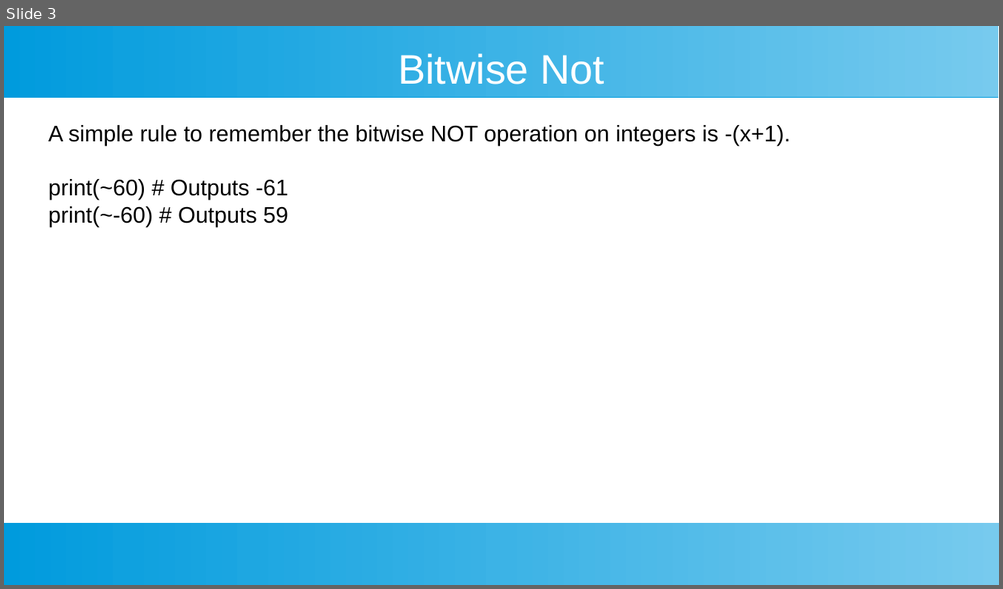
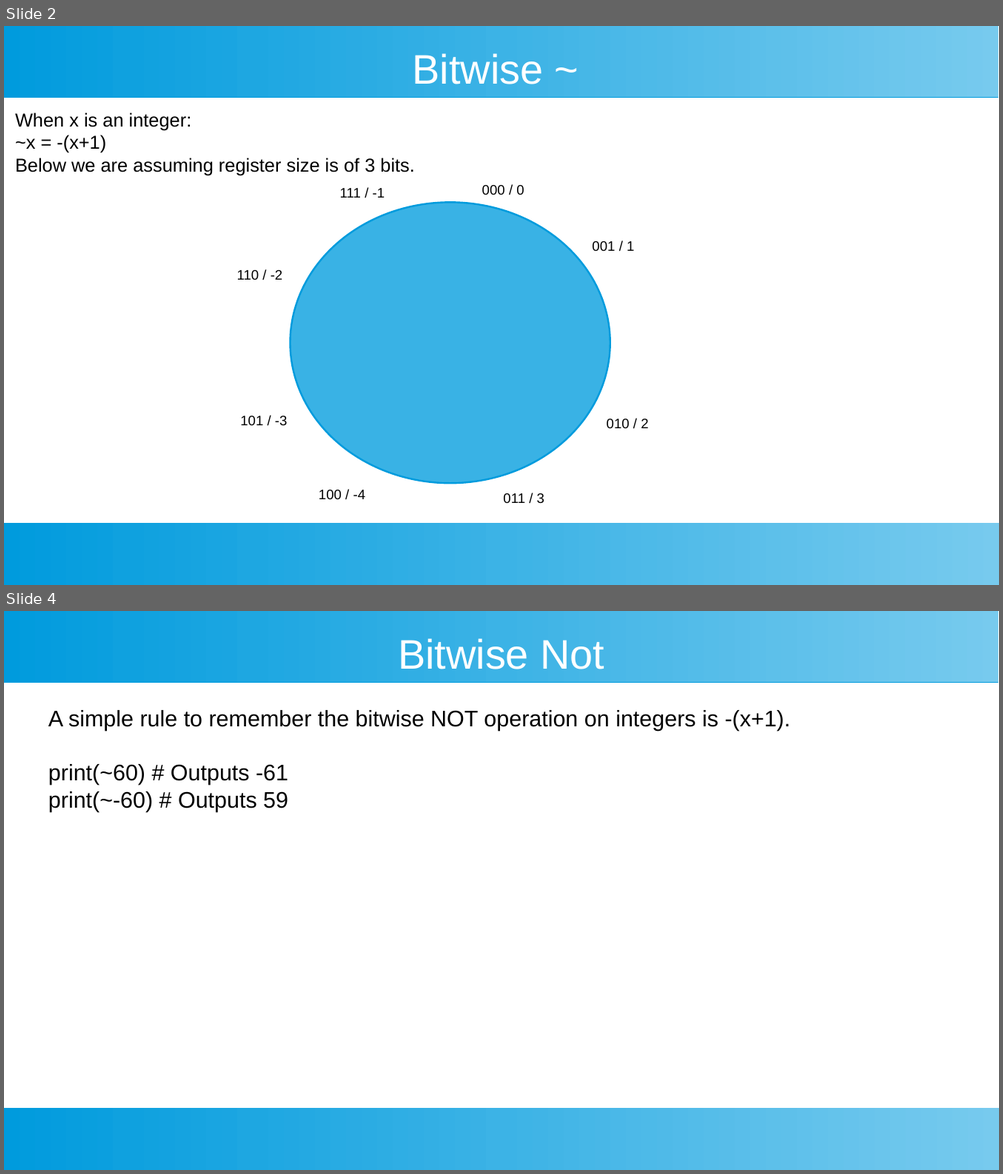
Before and after one commit to ashishjain1547/public_lessons_in_javascript, a slide deck: 3_Operators/bitwise not.odp. Shown one above the other, each under a label of ours: slide 3 before the commit, slides 2 and 4 after it; the slides between them are not shown. The pictures are 1003x589 and 1003x1174 pixels, drawn with LibreOffice and Linux fonts; fonts in the diff are those of the drawing. Boxes give left, top, right and bottom in pixels: in the first picture for what was removed or moved away, otherwise in the second. Text is boxed around its words. In the diff, an @@ line names an element or a change of style, - is before the commit and + after.

```diff
--- a/3_Operators/bitwise not.odp
+++ b/3_Operators/bitwise not.odp
@@ slide 2 added at [4,26,999,585], background #FFFFFF; not listed: 2 template elements that a slide beside it also shows @@
@@ title added at [412,53,543,84], 33 pt, text #FFFFFF @@
+Bitwise ~
@@ text added at [15,113,415,175], 15 pt, text #000000 @@
+When x is an integer:
+~x = -(x+1)
+Below we are assuming register size is of 3 bits.
@@ ellipse added at [290,203,611,485], fill #39B2E5, outline #009BDD 1.42 pt @@
@@ text added at [340,188,385,198], 11 pt, text #000000 @@
+111 / -1
@@ text added at [482,185,523,195], 11 pt, text #000000 @@
+000 / 0
@@ text added at [592,241,634,252], 11 pt, text #000000 @@
+001 / 1
@@ text added at [237,270,283,280], 11 pt, text #000000 @@
+110 / -2
@@ text added at [240,416,287,426], 11 pt, text #000000 @@
+101 / -3
@@ text added at [606,419,648,429], 11 pt, text #000000 @@
+010 / 2
@@ text added at [318,490,366,500], 11 pt, text #000000 @@
+100 / -4
@@ text added at [503,494,544,504], 11 pt, text #000000 @@
+011 / 3
@@ what was slide 3 is now slide 4 @@
```
Also in this commit, not shown: 1 slide changed, 1 other slide added, 1 slide removed, 37 other files.
